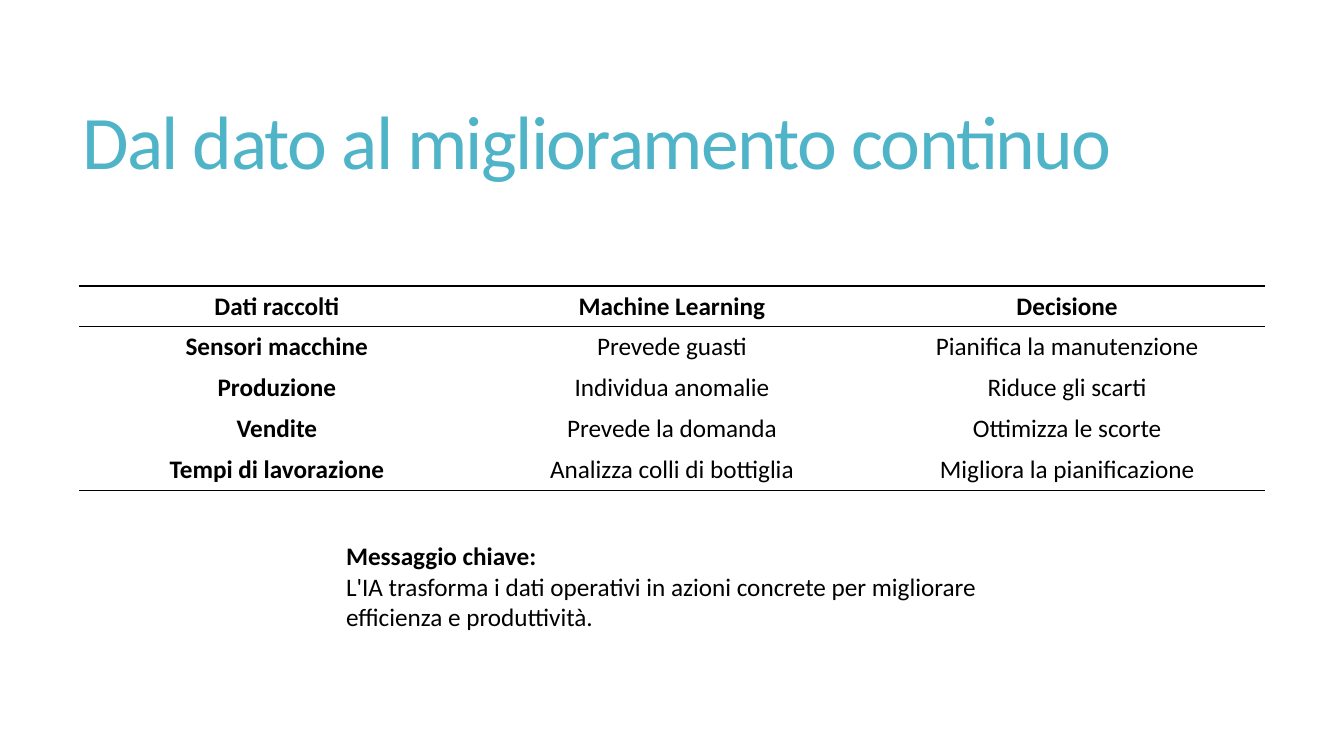
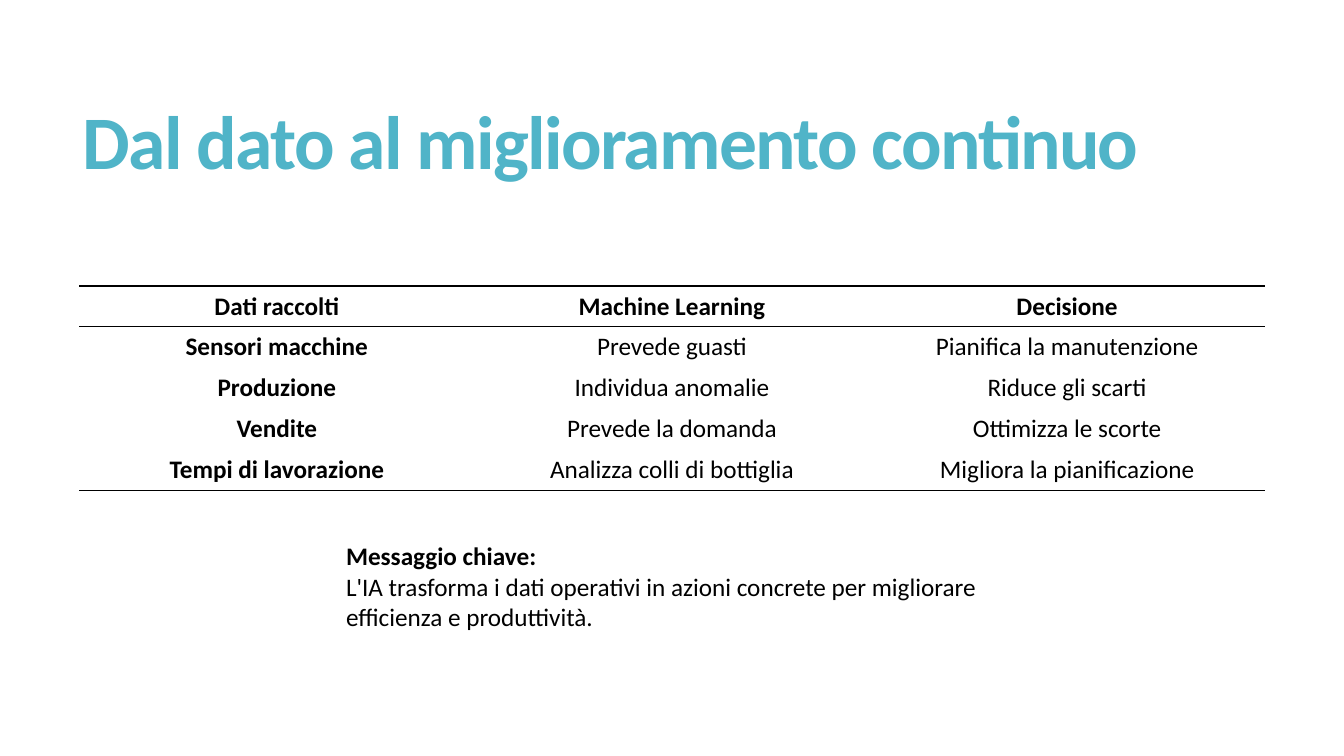
Before and after one commit to misterkilgore/machine_learning_4_pmi, a slide deck: slide 18 of slides/Innovazione con l’IA - Lezione 1.pptx. Drawn at 1344x756 pixels with LibreOffice and Linux fonts; fonts in the diff are those of the drawing. Boxes give left, top, right and bottom in pixels: in the first picture for what was removed or moved away, otherwise in the second. Text is boxed around its words. In the diff, an @@ line names an element or a change of style, - is before the commit and + after.

```diff
--- a/slides/Innovazione con l’IA - Lezione 1.pptx
+++ b/slides/Innovazione con l’IA - Lezione 1.pptx
@@ title "Dal dato al miglioramento continuo" at box(83, 116, 1139, 182): bold on @@
```
Also in this commit, not shown: 2 other slides changed, 9 slides added, 1 other file.
